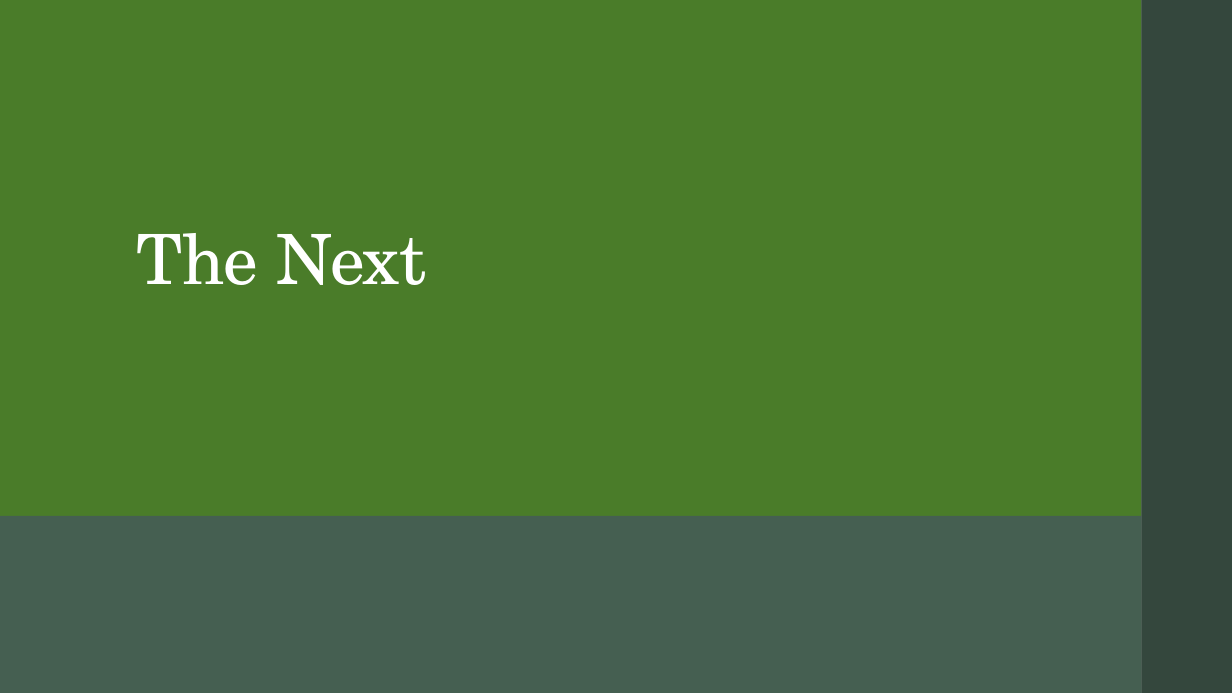
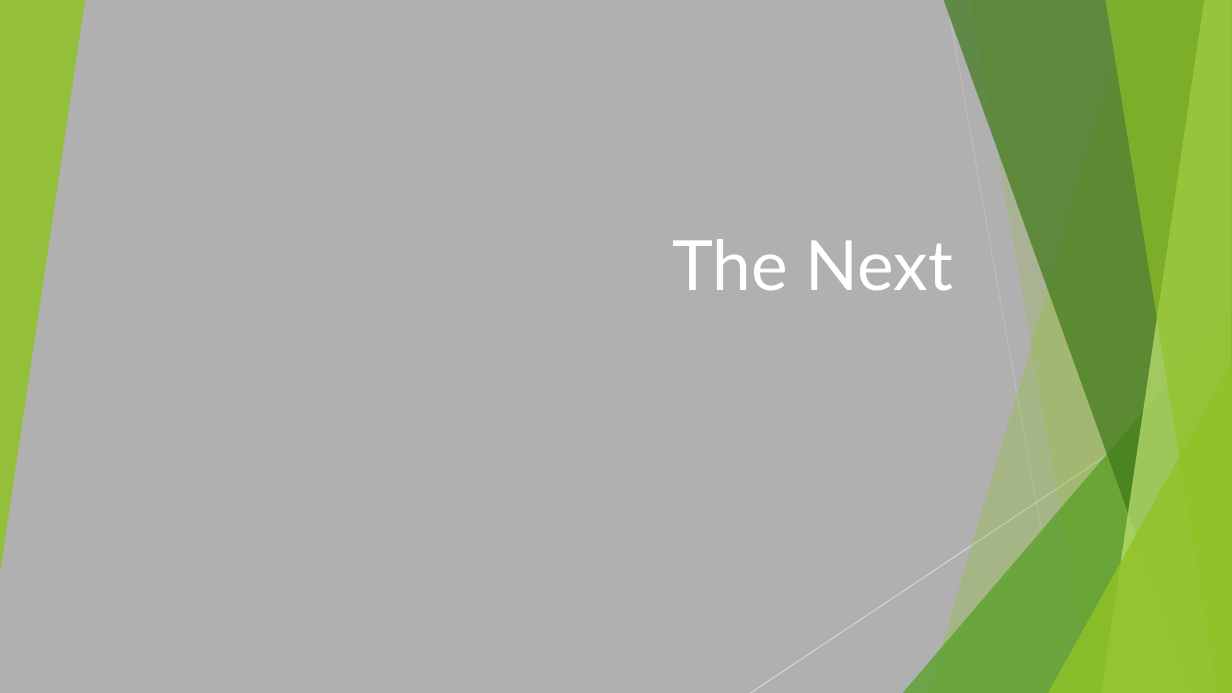
Before and after one commit to C-Strunge/3.SemesterSWD-Eksamen.Final, a slide deck: slide 1 of The Next præsentation.pptx. Drawn at 1232x693 pixels with LibreOffice and Linux fonts; fonts in the diff are those of the drawing. Boxes give left, top, right and bottom in pixels: in the first picture for what was removed or moved away, otherwise in the second. Text is boxed around its words. In the diff, an @@ line names an element or a change of style, - is before the commit and + after.

```diff
--- a/The Next præsentation.pptx
+++ b/The Next præsentation.pptx
@@ background #34473D to #B0B0B0 @@
@@ rectangle removed at [0, 0, 46, 693] @@
@@ rectangle removed at [0, 0, 1141, 693] @@
@@ rectangle removed at [0, 0, 1141, 517] @@
@@ group added at [0, 0, 1232, 693]: 5 freeform shapes, 3 triangles, 2 lines @@
@@ title "The Next" at [673, 239, 953, 291]: font TeX Gyre Schola to Lato, letter spacing -0.5 to 0 pt; alignment left to right; line spacing 0.85 to 1 @@
@@ rectangle removed at [0, 516, 1141, 693] @@
```
Also in this commit, not shown: 3 other slides changed, 2 slides added, 2 slides removed, 2 other files.
